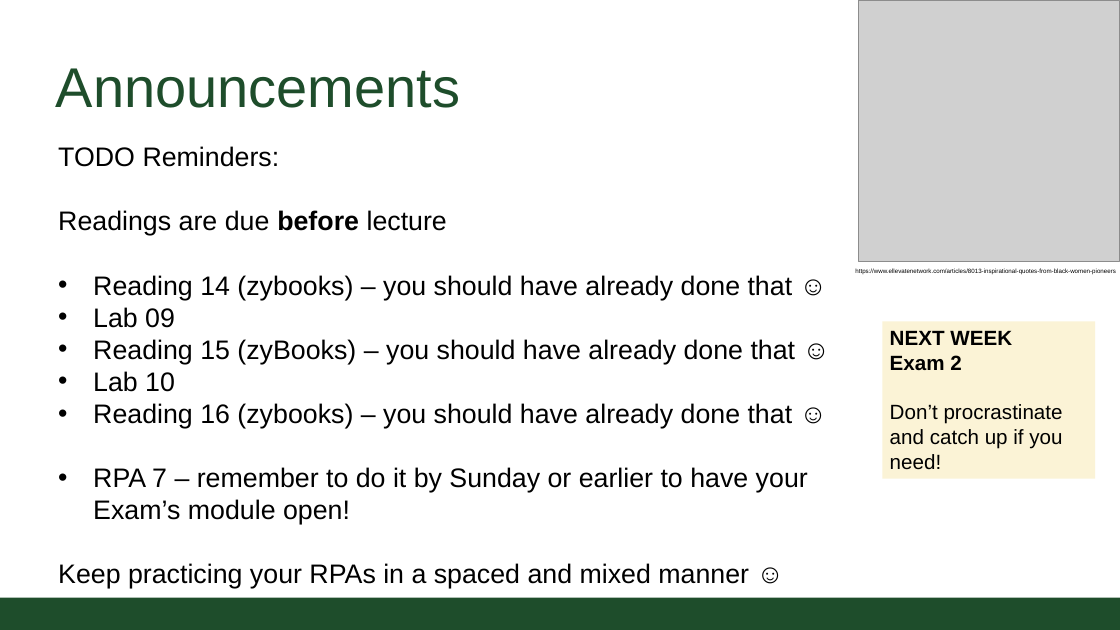
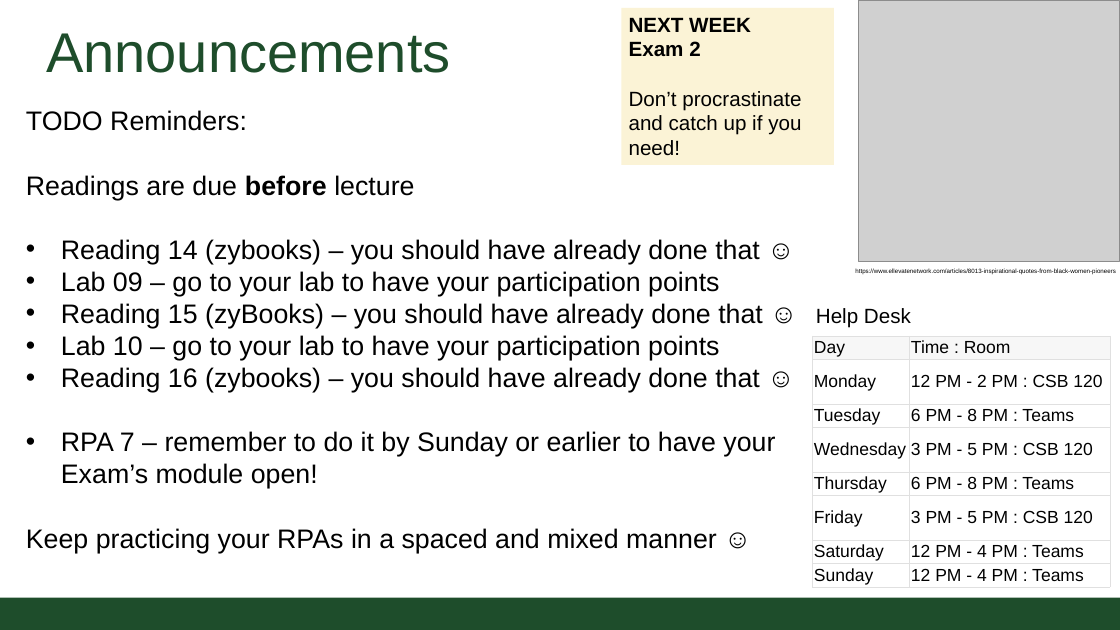
Before and after one commit to CSU-CompSci-CS163-4/Handouts, a slide deck: slide 2 of slides/On-Campus/07_03_Inheritance.pptx. Drawn at 1120x630 pixels with LibreOffice and Linux fonts; fonts in the diff are those of the drawing; grey boxes stand for pictures; background and template pictures are left out. Boxes give left, top, right and bottom in pixels: in the first picture for what was removed or moved away, otherwise in the second. Text is boxed around its words. In the diff, an @@ line names an element or a change of style, - is before the commit and + after.

```diff
--- a/slides/On-Campus/07_03_Inheritance.pptx
+++ b/slides/On-Campus/07_03_Inheritance.pptx
@@ title "Announcements": place and size @@
-title "Announcements" at [56,68,460,108]
+title "Announcements" at [46,33,450,73]
@@ rectangle "NEXT WEEK": place and size @@
-rectangle "NEXT WEEK" at [883,322,1096,479]
+rectangle "NEXT WEEK" at [621,8,834,165]
@@ text "TODO Reminders:": place and size @@
-text "TODO Reminders:" at [58,146,808,589]
+text "TODO Reminders:" at [26,110,775,553]
@@ text at [61,271,719,296]: text changed @@
-• Lab 09
+• Lab 09 – go to your lab to have your participation points
@@ text added at [816,308,911,327], 20 pt, text #000000 @@
+Help Desk
@@ text at [61,335,719,360]: text changed @@
-• Lab 10
+• Lab 10 – go to your lab to have your participation points
@@ table added at [812,336,1110,589], 8 rows, 2 columns @@
+Day | Time : Room
+Monday | 12 PM - 2 PM : CSB 120
+Tuesday | 6 PM - 8 PM : Teams
+Wednesday | 3 PM - 5 PM : CSB 120
+Thursday | 6 PM - 8 PM : Teams
+Friday | 3 PM - 5 PM : CSB 120
+Saturday | 12 PM - 4 PM : Teams
+Sunday | 12 PM - 4 PM : Teams
```
Also in this commit, not shown: 9 other slides changed, 1 other file.
